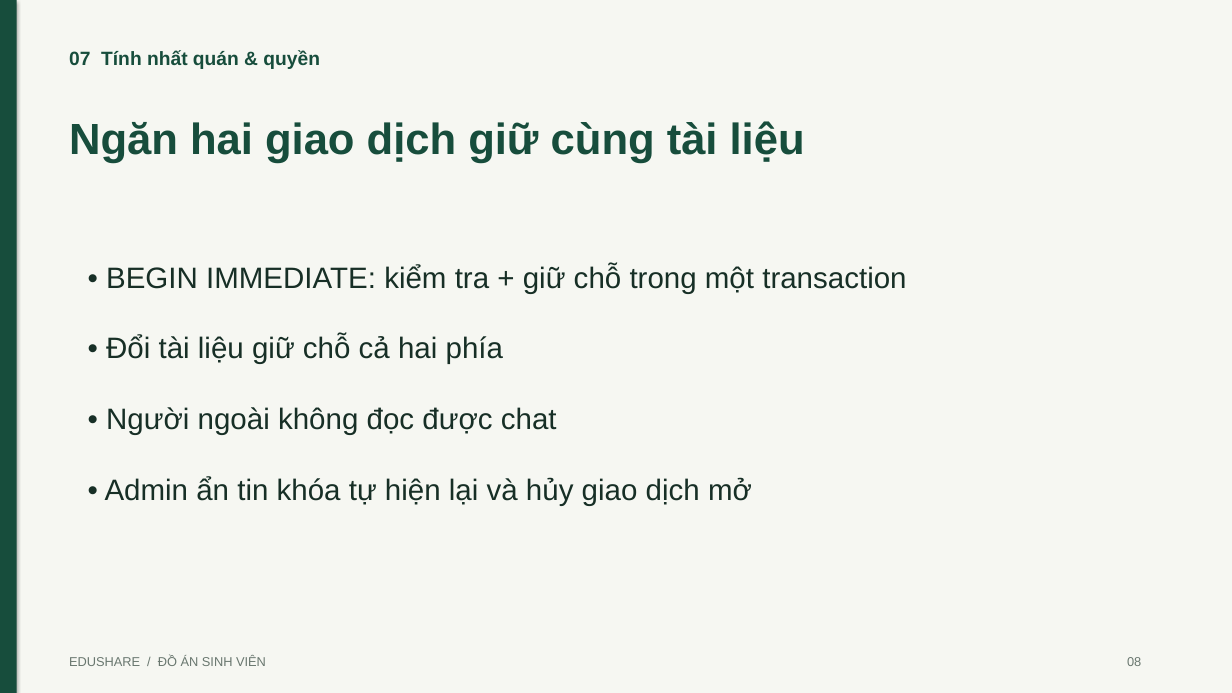
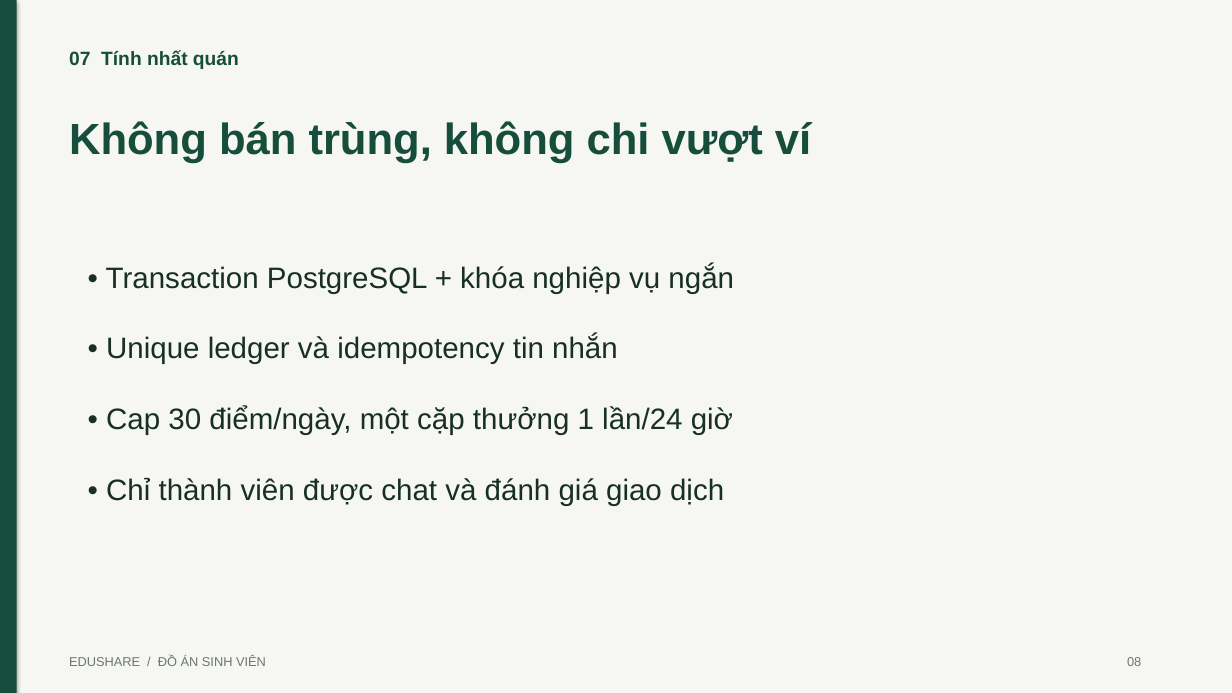
Before and after one commit to TanTai08/AppEduShare, a slide deck: slide 8 of docs/EduShare_Thuyet_Trinh.pptx. Drawn at 1232x693 pixels with LibreOffice and Linux fonts; fonts in the diff are those of the drawing. Boxes give left, top, right and bottom in pixels: in the first picture for what was removed or moved away, otherwise in the second. Text is boxed around its words. In the diff, an @@ line names an element or a change of style, - is before the commit and + after.

```diff
--- a/docs/EduShare_Thuyet_Trinh.pptx
+++ b/docs/EduShare_Thuyet_Trinh.pptx
@@ text at box(69, 50, 239, 69): text changed @@
-07 Tính nhất quán & quyền
+07 Tính nhất quán
@@ text at box(69, 121, 811, 163): text changed @@
-Ngăn hai giao dịch giữ cùng tài liệu
+Không bán trùng, không chi vượt ví
@@ text at box(106, 264, 734, 506): text changed @@
-• BEGIN IMMEDIATE: kiểm tra + giữ chỗ trong một transaction
-• Đổi tài liệu giữ chỗ cả hai phía
-• Người ngoài không đọc được chat
-• Admin ẩn tin khóa tự hiện lại và hủy giao dịch mở
+• Transaction PostgreSQL + khóa nghiệp vụ ngắn
+• Unique ledger và idempotency tin nhắn
+• Cap 30 điểm/ngày, một cặp thưởng 1 lần/24 giờ
+• Chỉ thành viên được chat và đánh giá giao dịch
```
Also in this commit, not shown: 11 other slides changed, 49 other files.
